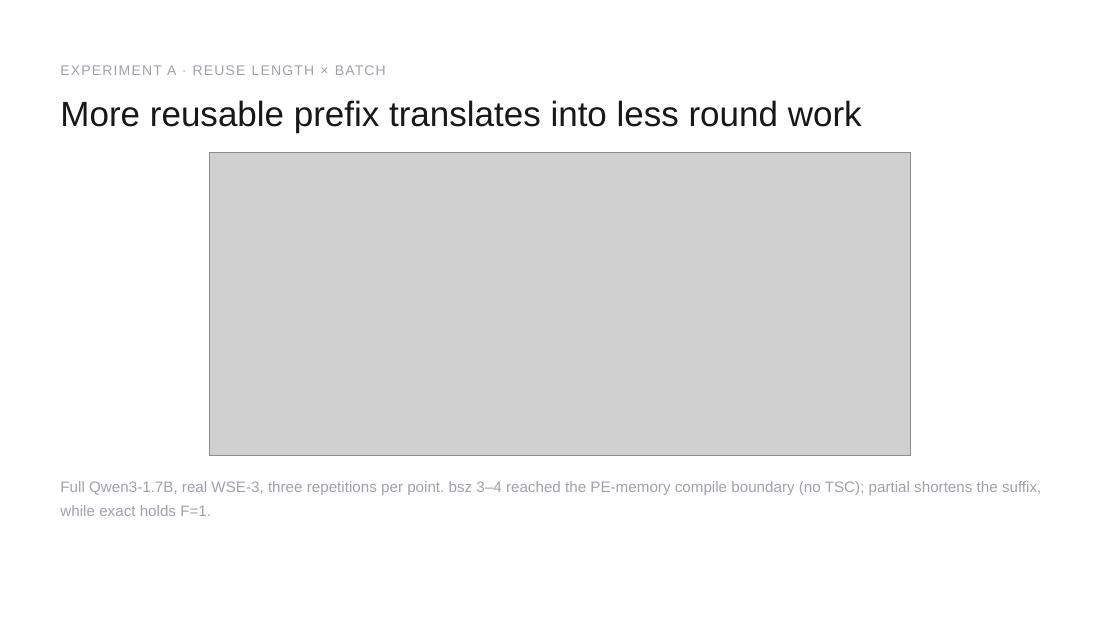
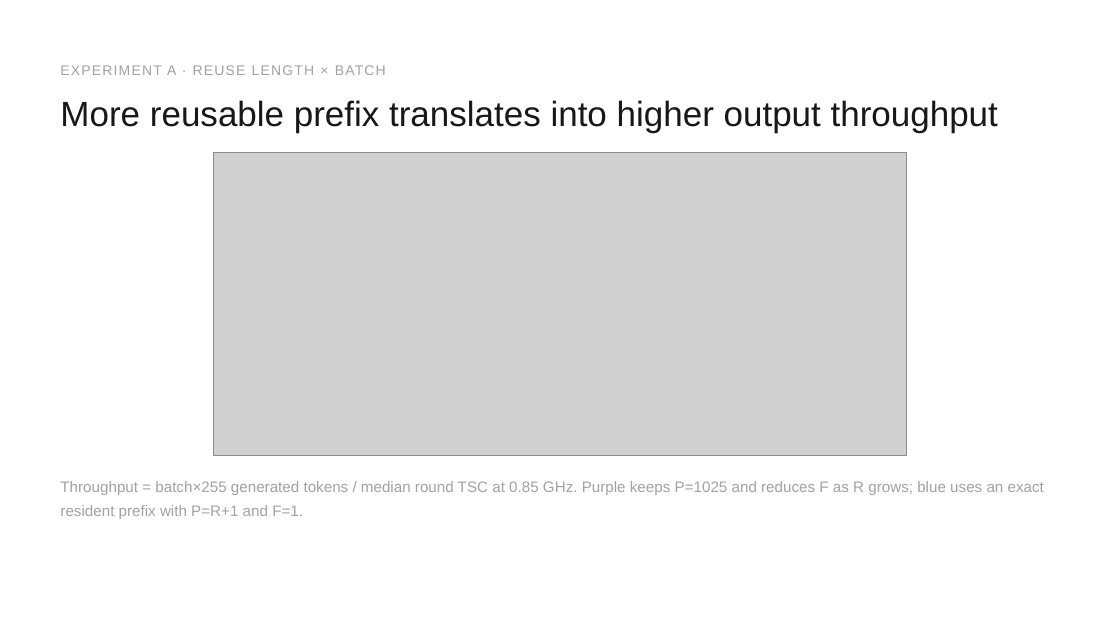
Before and after one commit to happyandslow/agent-memory, a slide deck: slide 4 of projects/WaferEngine-staging/meetings/2026-08-11.pptx. Drawn at 1120x630 pixels with LibreOffice and Linux fonts; fonts in the diff are those of the drawing; grey boxes stand for pictures. Boxes give left, top, right and bottom in pixels: in the first picture for what was removed or moved away, otherwise in the second. Text is boxed around its words. In the diff, an @@ line names an element or a change of style, - is before the commit and + after.

```diff
--- a/projects/WaferEngine-staging/meetings/2026-08-11.pptx
+++ b/projects/WaferEngine-staging/meetings/2026-08-11.pptx
@@ text at box(60, 100, 998, 133): text changed @@
-More reusable prefix translates into less round work
+More reusable prefix translates into higher output throughput
@@ picture: place and size @@
-picture at box(209, 152, 911, 455)
+picture at box(213, 152, 907, 455)
@@ text at box(60, 481, 1044, 519): text changed @@
-Full Qwen3-1.7B, real WSE-3, three repetitions per point. bsz 3–4 reached the PE-memory compile boundary (no TSC); partial shortens the suffix, while exact holds F=1.
+Throughput = batch×255 generated tokens / median round TSC at 0.85 GHz. Purple keeps P=1025 and reduces F as R grows; blue uses an exact resident prefix with P=R+1 and F=1.
```
Also in this commit, not shown: 1 slide added, 1 slide removed, 15 other files.
